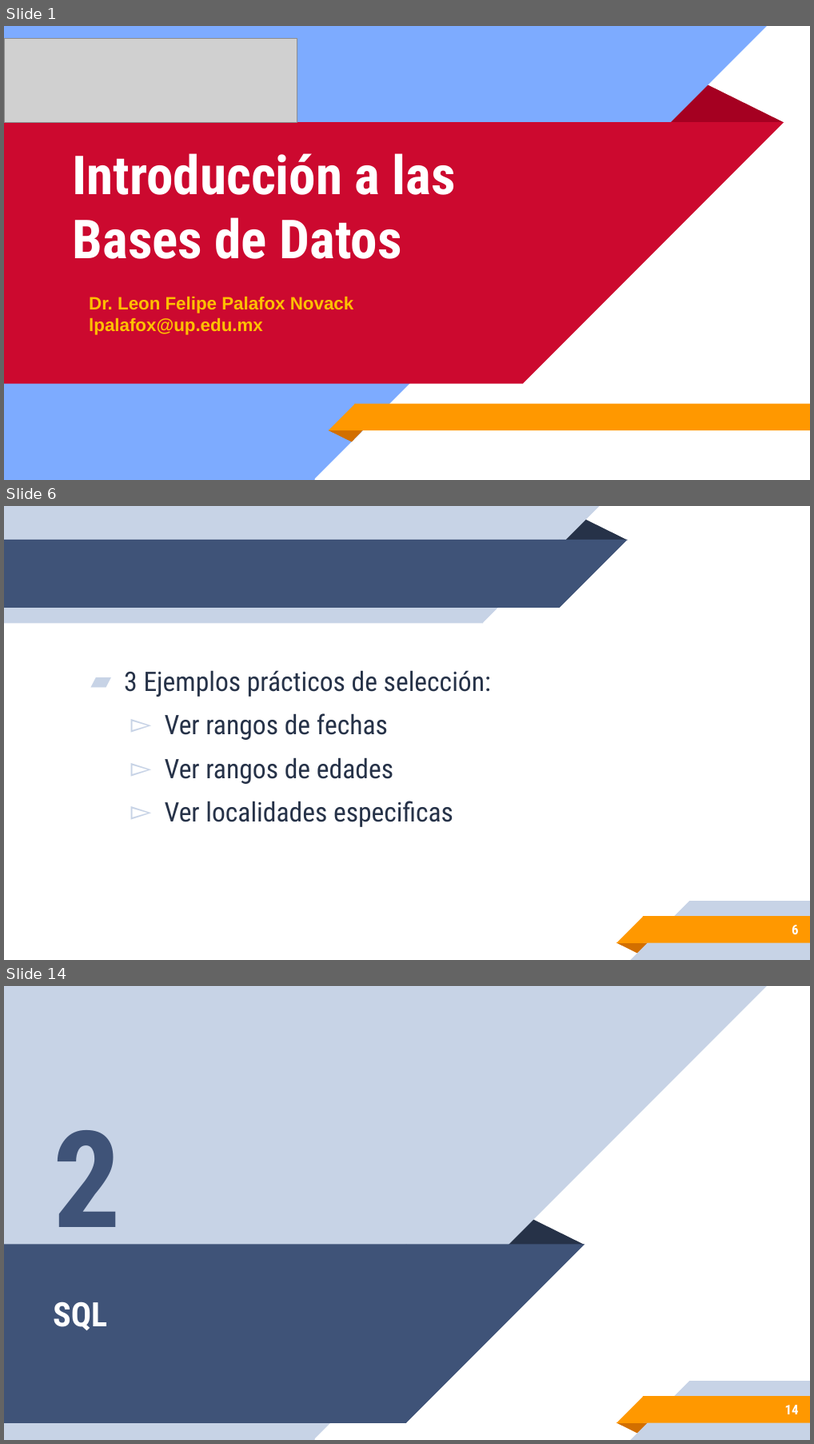
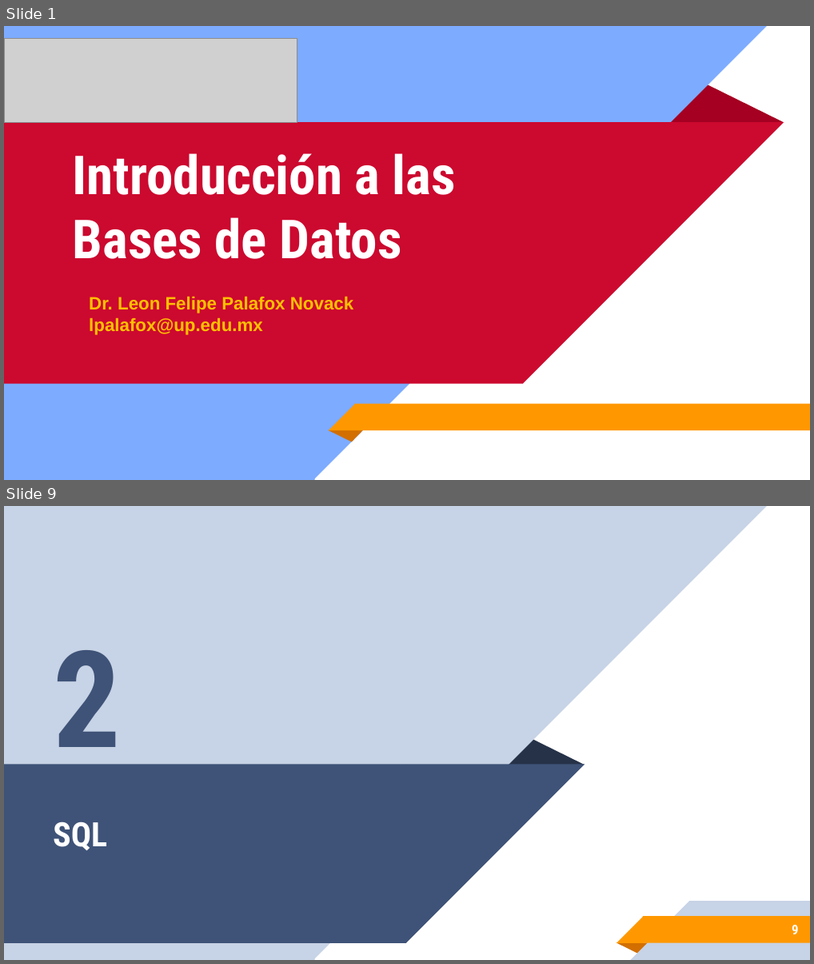
Before and after one commit to leonpalafox/dbclase, a slide deck: Slides/Clase_14_2018.pptx. Shown one above the other, each under a label of ours: slides 1, 6 and 14 before the commit, slides 1 and 9 after it; the slides between them are not shown. The pictures are 814x1444 and 814x964 pixels, drawn with LibreOffice and Linux fonts; fonts in the diff are those of the drawing; grey boxes stand for pictures; background and template pictures are left out. Boxes give left, top, right and bottom in pixels: in the first picture for what was removed or moved away, otherwise in the second. Text is boxed around its words. In the diff, an @@ line names an element or a change of style, - is before the commit and + after.

```diff
--- a/Slides/Clase_14_2018.pptx
+++ b/Slides/Clase_14_2018.pptx
@@ slide 6 removed at (x1=4, y1=506, x2=810, y2=960), background #FFFFFF; not listed: 5 template elements that a slide beside it also shows @@
@@ group removed at (x1=4, y1=506, x2=627, y2=623): 2 rectangles, 2 right triangles, 1 triangle @@
@@ text removed at (x1=124, y1=670, x2=491, y2=827) @@
-▰ 3 Ejemplos prácticos de selección:
-  ▻ Ver rangos de fechas
-  ▻ Ver rangos de edades
-  ▻ Ver localidades especificas
@@ page number removed at (x1=792, y1=924, x2=798, y2=934) @@
-6
@@ what was slide 14 is now slide 9 @@
@@ page number at (x1=792, y1=924, x2=798, y2=934): text changed @@
-14
+9
```
Also in this commit, not shown: 1 slide changed, 7 slides added, 17 other slides removed, 3 other files.
